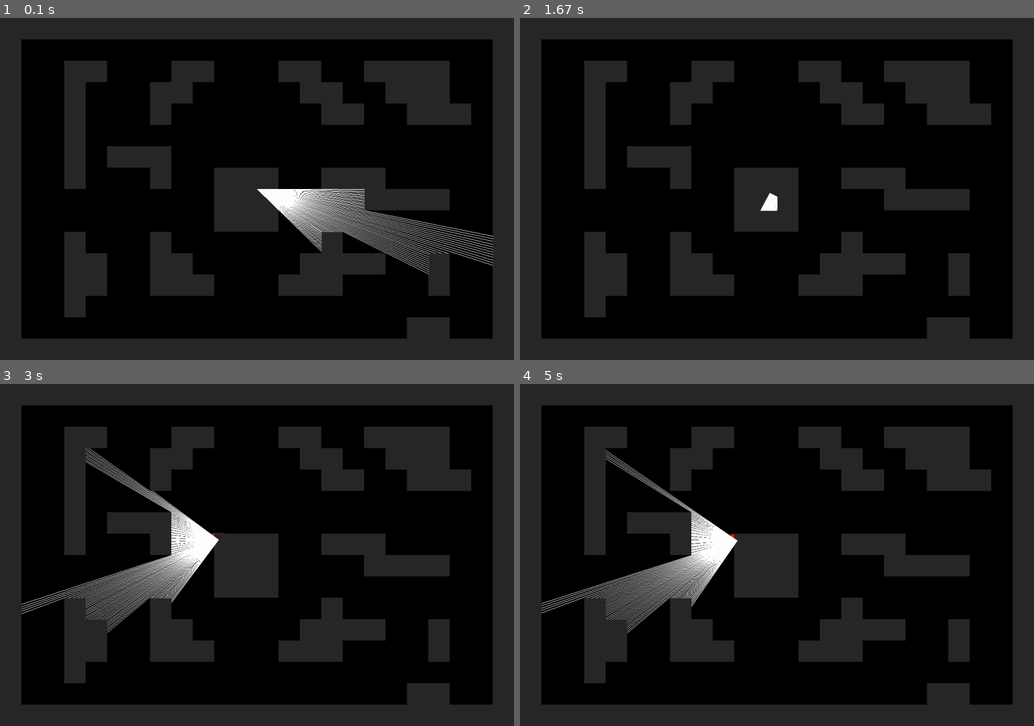
Above: before the commit, frames 1-4 (two rows, left to right).
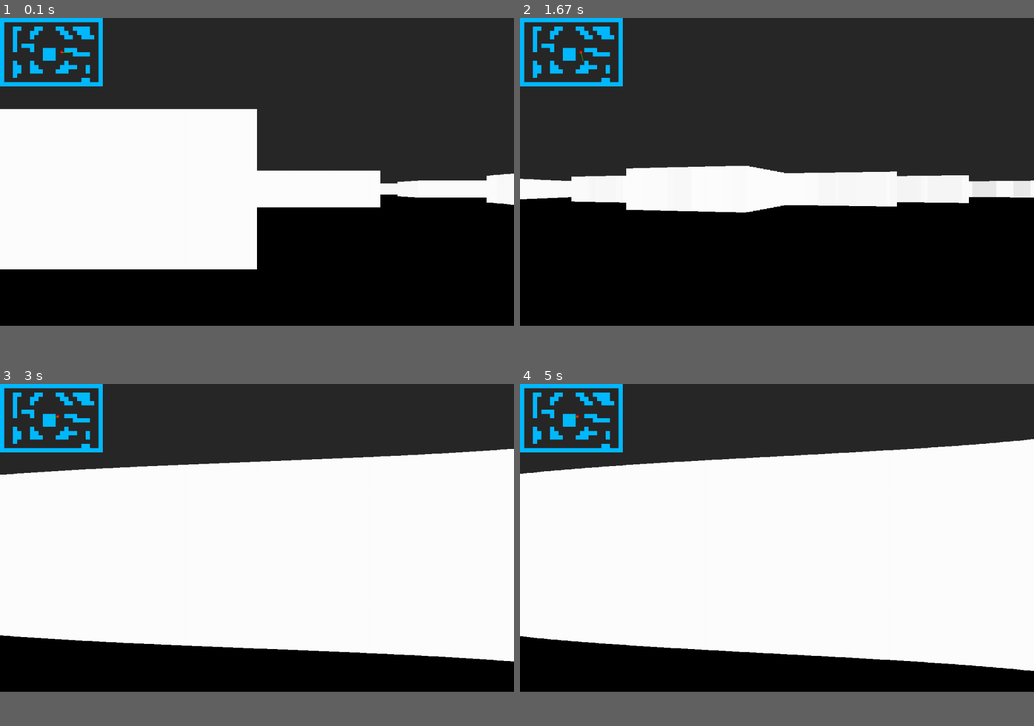
Above: after the commit, the same moments.

Repository: bo1ledOwl/YandexLyceumPyGameProject
Game: pygame game, started from main.py
The game is run twice, just before and just after one commit, with the same random seed, the same clock (stepped at 60 frames per second) and the same inputs.
Inputs:
- Up to frame 1 (0.1 s): no input
- Up to frame 2 (1.67 s): hold Right 0.33-0.8 s; hold Right 0.83-1.3 s; hold D 0.83-1.3 s; hold Left from 1.33 s (still down); hold A from 1.33 s (still down)
- Up to frame 3 (3 s): release Left at 1.87 s; release A at 1.87 s; hold Right 1.9-2.3 s; hold D 1.9-2.3 s; hold Right 2.33-2.97 s; hold D 2.33-2.97 s
- Up to frame 4 (5 s): hold Left 3-3.47 s; hold A 3-3.47 s; hold Right 3.5-3.97 s; hold D 3.5-3.97 s; hold Right 4-4.47 s; hold D 4-4.47 s; hold Left from 4.5 s (still down); hold A from 4.5 s (still down)
In our replay, the window is 900x600 before the commit and 900x540 after it. These sizes can differ from the game's own. Grey fills any space a smaller window leaves; there, only what the larger window draws over its background counts as a difference.

The runs differ from the first frame. In frame 1, 62% of the frame differs, in the area x 0-100%, y 0-94%; in frame 2, 51%; in frame 3, 72%; in frame 4, 74%.

Commit message:
переход в 3d

Diff:
--- a/drawing.py
+++ b/drawing.py
@@ -9,13 +9,13 @@
     def __init__(self, surface):
         self.sc = surface
 
-    def draw_player(self, player):
+    def draw_background(self):
+        pygame.draw.rect(self.sc, DARKGRAY, (0, 0, SCREEN_WIDTH, SCREEN_HEIGHT * 0.55))
+
+    def draw_minimap(self, player):
+        for wall in world_map:
+            pygame.draw.rect(self.sc, SKYBLUE, (wall[0] * MINIMAP_SCALE, wall[1] * MINIMAP_SCALE, TILE * MINIMAP_SCALE, TILE * MINIMAP_SCALE))
         x, y = player.x, player.y
-        pygame.draw.rect(self.sc, RED, (x - 15, y - 15, 30, 30))
-        # центральный луч (раскомменти если нужно его видеть)
-        # pygame.draw.line(self.sc, GREEN, (x, y),
-        #                  (x + MAX_DEPTH * cos(radians(player.angle)), y + MAX_DEPTH * sin(radians(player.angle))))
-
-    def draw_map(self):
-        for wall in world_map:
-            pygame.draw.rect(self.sc, DARKGRAY, (wall[0], wall[1], TILE, TILE))
+        pygame.draw.rect(self.sc, RED, ((x - 15) * MINIMAP_SCALE, (y - 15) * MINIMAP_SCALE, 30 * MINIMAP_SCALE, 30 * MINIMAP_SCALE))
+        pygame.draw.line(self.sc, GREEN, (x * MINIMAP_SCALE, y * MINIMAP_SCALE),
+        ((x + MINIMAP_DEPTH * cos(radians(player.angle))) * MINIMAP_SCALE, (y + MINIMAP_DEPTH * sin(radians(player.angle))) * MINIMAP_SCALE))
--- a/main.py
+++ b/main.py
@@ -6,7 +6,7 @@
 from ray_casting import ray_casting_func
 
 pygame.init()
-sc = pygame.display.set_mode((WIDTH, HEIGHT))
+sc = pygame.display.set_mode((SCREEN_WIDTH, SCREEN_HEIGHT))
 
 clock = pygame.time.Clock()
 drawer = Drawer(sc)
@@ -19,10 +19,11 @@
             exit()
     sc.fill(BLACK)
 
-    drawer.draw_player(player)
-    drawer.draw_map()
+    # drawer.draw_player(player)
     # print(player.angle)
+    drawer.draw_background()
     ray_casting_func(player, sc)
+    drawer.draw_minimap(player)
     player.movement()
 
     pygame.display.flip()
--- a/map.py
+++ b/map.py
@@ -5,6 +5,9 @@
 im = Image.open("maps/map.png")
 pixels = im.load()
 x, y = im.size
+WIDTH = x * TILE
+HEIGHT = y * TILE
+recalculate()
 for i in range(x):
     for j in range(y):
         r, g, b = pixels[i, j]
--- a/ray_casting.py
+++ b/ray_casting.py
@@ -27,6 +27,10 @@
             depth_h = (yh - yo) / sin_a
             xh = xo + depth_h * cos_a
             if map_coords(xh, yh + y_next) in world_map:
+                depth_h *= math.cos(math.radians(player.angle - a))
+                c = 255 / (1 + depth_h * depth_h * 0.000001)
+                color = (c, c, c)
+                proj_height_h = PROJECTION_COEFF / depth_h
                 break
             yh += y_next * TILE
 
@@ -39,11 +43,15 @@
             depth_v = (xv - xo) / cos_a
             yv = yo + depth_v * sin_a
             if map_coords(xv + x_next, yv) in world_map:
+                depth_v *= math.cos(math.radians(player.angle - a))
+                c = 255 / (1 + depth_v * depth_v * 0.0000001)
+                color = (c, c, c)
+                proj_height_v = PROJECTION_COEFF / depth_v
                 break
             xv += x_next * TILE
 
         if depth_h < depth_v:
-            pygame.draw.line(sc, WHITE, (xo, yo), (xh, yh), 1)
+            pygame.draw.rect(sc, color, (ray * SCALE, HALF_HEIGHT - proj_height_h // 2, SCALE, proj_height_h))
         else:
-            pygame.draw.line(sc, WHITE, (xo, yo), (xv, yv), 1)
+            pygame.draw.rect(sc, color, (ray * SCALE, HALF_HEIGHT - proj_height_v // 2, SCALE, proj_height_v))
         a += DELTA_ANGLE
--- a/settings.py
+++ b/settings.py
@@ -1,24 +1,36 @@
 import math
 
+def recalculate():
+    global WIDTH, HEIGHT, HALF_WIDTH, HALF_HEIGHT, SCALE, NUM_RAYS, SCREEN_WIDTH
+    HALF_WIDTH = WIDTH // 2
+    HALF_HEIGHT = HEIGHT // 2
+    SCALE = SCREEN_WIDTH // NUM_RAYS
+
 # основные настройки
+SCREEN_WIDTH = 1200
+SCREEN_HEIGHT = 720
 WIDTH = 1200
 HEIGHT = 800
 HALF_WIDTH = WIDTH // 2
 HALF_HEIGHT = HEIGHT // 2
 FPS = 60
 TILE = 50
+MINIMAP_SCALE = 0.2
+MINIMAP_DEPTH = 100
 
 # настройки ray casting
 FOV = 90
 HALF_FOV = FOV / 2
 NUM_RAYS = 150
-MAX_DEPTH = 800
 DELTA_ANGLE = FOV / NUM_RAYS
+DIST = NUM_RAYS / (2 * math.tan(math.radians(HALF_FOV)))
+PROJECTION_COEFF = 3 * DIST * TILE
+SCALE = SCREEN_WIDTH // NUM_RAYS
 
 # настройки игрока
-PLAYER_START_POS = (HALF_WIDTH, HALF_HEIGHT)
+PLAYER_START_POS = (HALF_WIDTH + 120, HALF_HEIGHT)
 PLAYER_ANGLE = 0
-PLAYER_SPEED = 2
+PLAYER_SPEED = 1
 PLAYER_ROTATE_SPEED = 2
 
 # цвета
